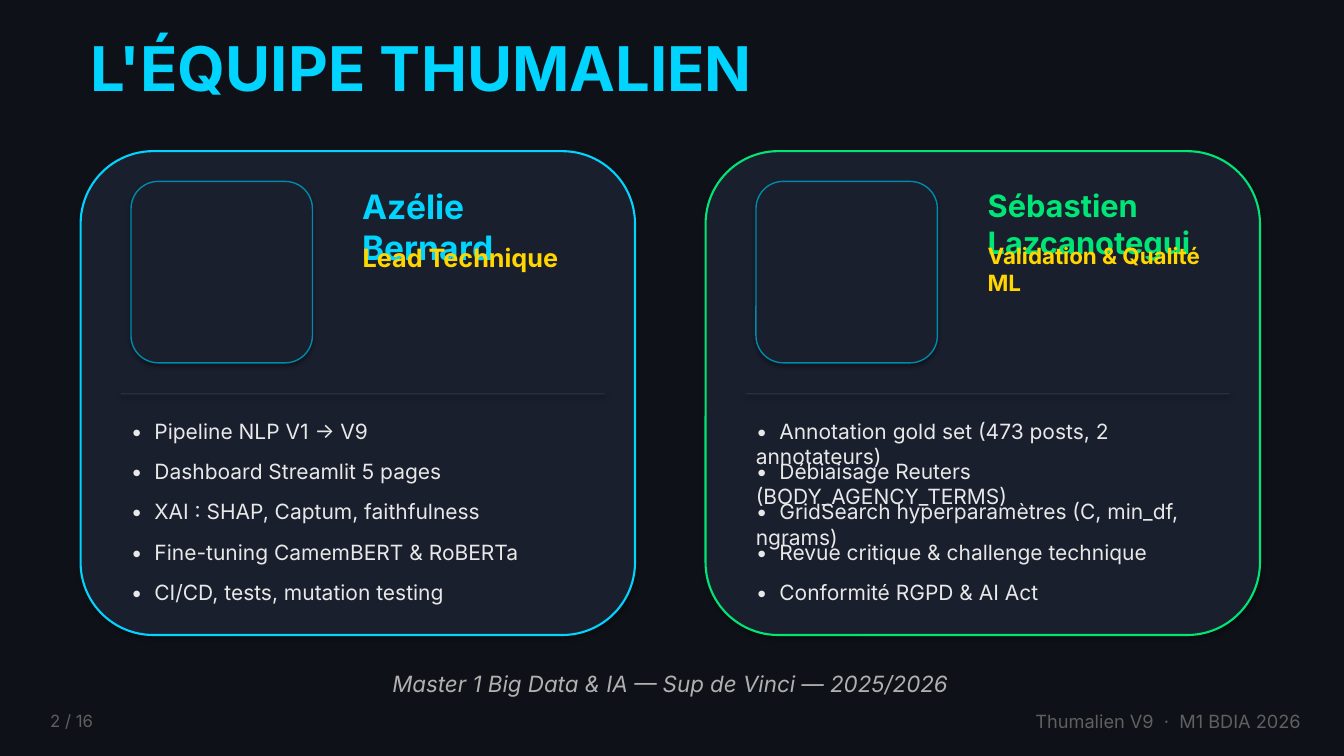
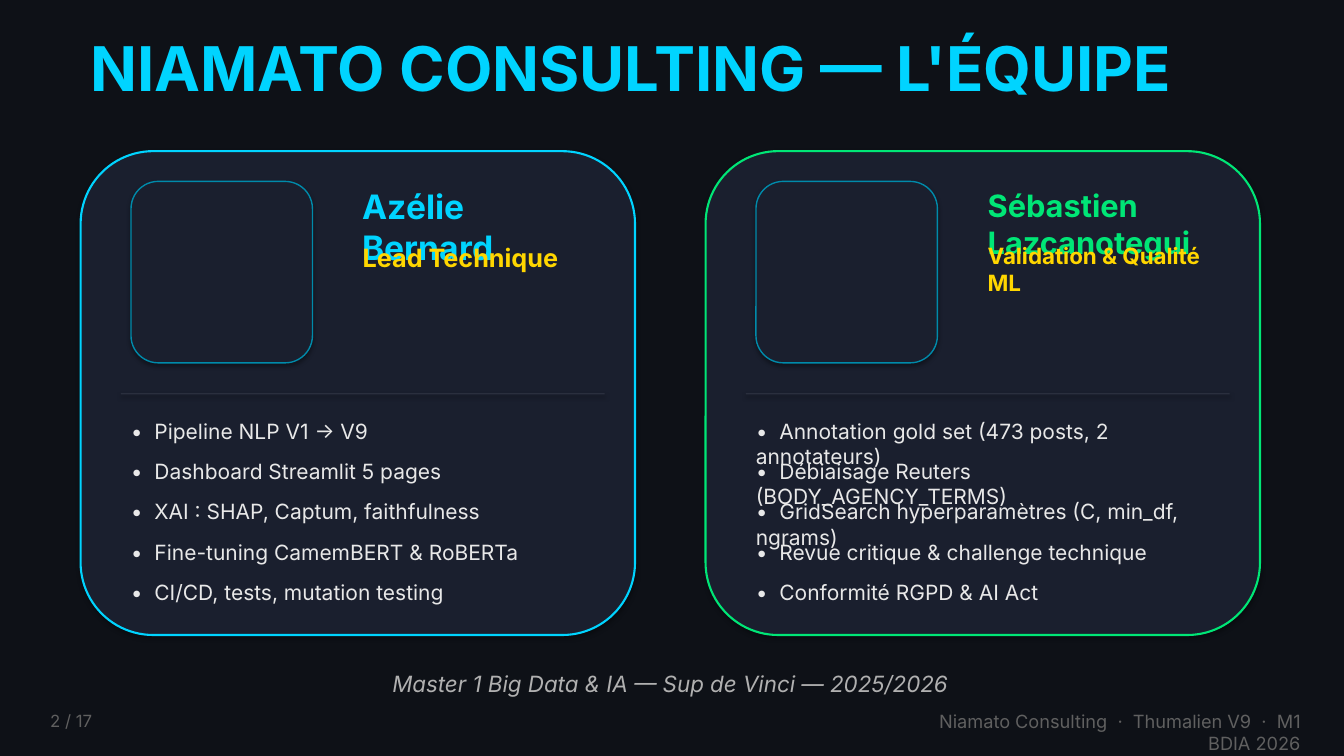
Before and after one commit to azelbanks/projet_etude, a slide deck: slide 2 of video_mvp/Thumalien_V9_slides.pptx. Drawn at 1344x756 pixels with LibreOffice and Linux fonts; fonts in the diff are those of the drawing. Boxes give left, top, right and bottom in pixels: in the first picture for what was removed or moved away, otherwise in the second. Text is boxed around its words. In the diff, an @@ line names an element or a change of style, - is before the commit and + after.

Commit message:
feat(video): script v3 client + slide ROI + Niamato Consulting
Audit complet cahier des charges, 7 corrections:
- Ajout Niamato Consulting (entreprise) dans slides, footer, bandeaux
- Nouvelle slide ROI (temps x10, volume x200, risque -67%, cout ~0)
- Script v3 reframe "client" (plus "jury academique")
- Section contexte client + besoin business ajoutee
- Numerotation slides synchro script<->PPTX (17 slides)
- Architecture: mention "Donnees -> IA -> Decision" explicite
- Valorisation dataviz dans section demo dashboard
- Inclusion fichiers pre-tournage, Q&R defensif, specs keynote

```diff
--- a/video_mvp/Thumalien_V9_slides.pptx
+++ b/video_mvp/Thumalien_V9_slides.pptx
@@ text at (x1=91, y1=39, x2=1171, y2=95): text changed @@
-L'ÉQUIPE THUMALIEN
+NIAMATO CONSULTING — L'ÉQUIPE
@@ text at (x1=50, y1=715, x2=92, y2=727): text changed @@
-2 / 16
+2 / 17
@@ text at (x1=939, y1=714, x2=1301, y2=750): text changed @@
-Thumalien V9 · M1 BDIA 2026
+Niamato Consulting · Thumalien V9 · M1 BDIA 2026
```
Also in this commit, not shown: 14 other slides changed, 1 slide added, 6 other files.
